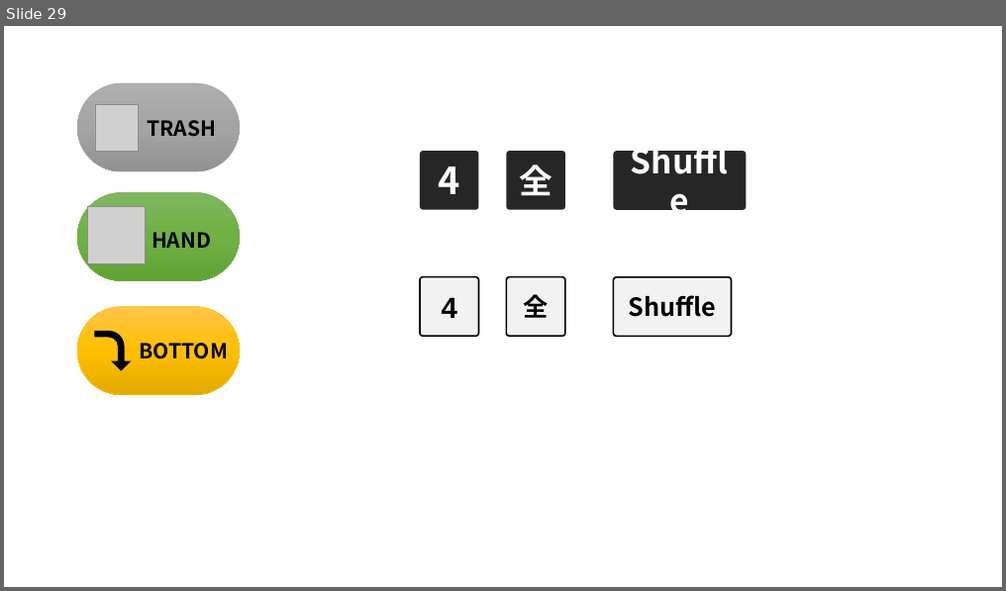
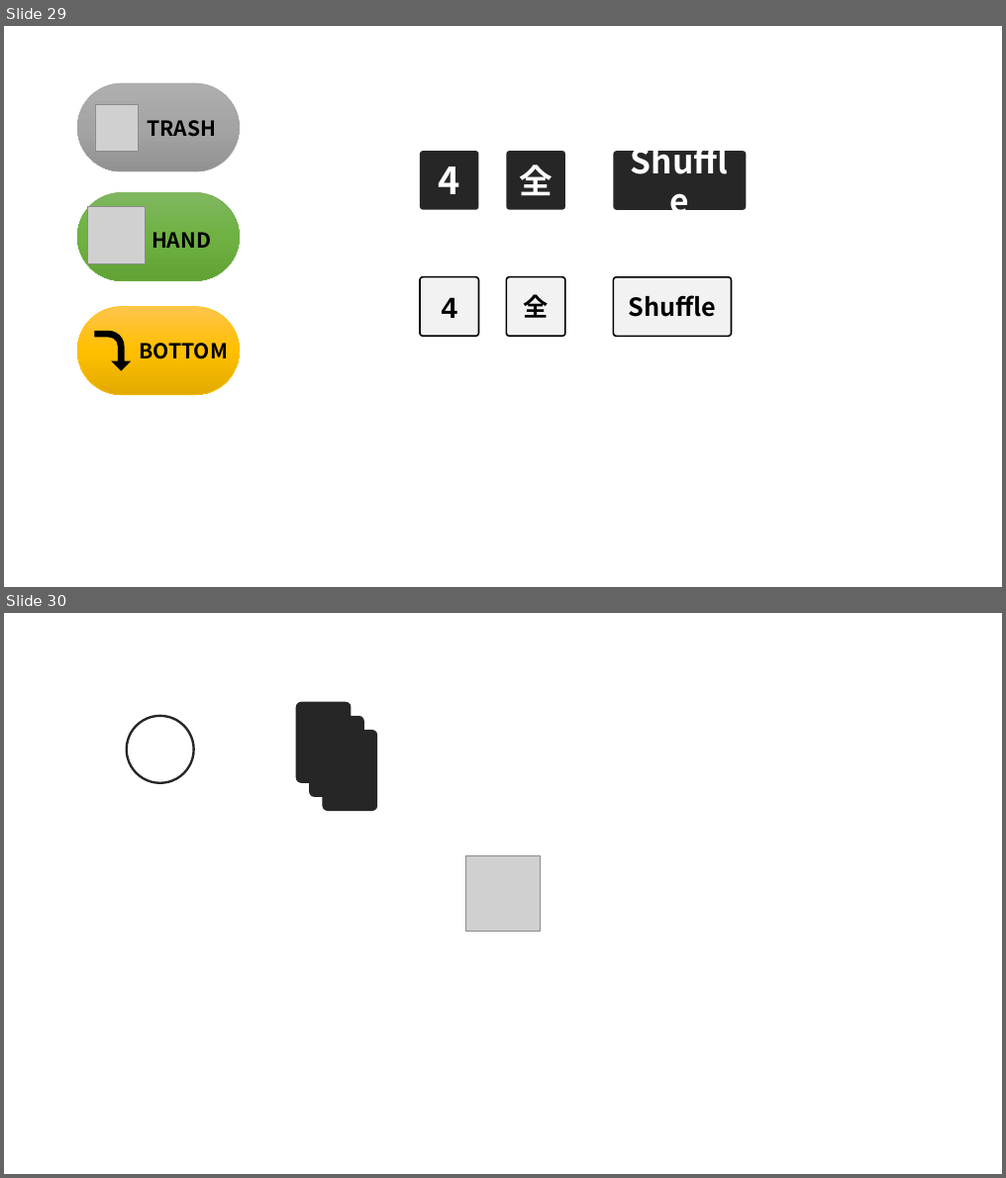
Before and after one commit to suttokoTaro/LorcanaCard, a slide deck: Assets/Documents_etc/アイコン作成.pptx. Shown one above the other, each under a label of ours: slide 29 before the commit, slides 29 and 30 after it. The pictures are 1006x591 and 1006x1178 pixels, drawn with LibreOffice and Linux fonts; fonts in the diff are those of the drawing; grey boxes stand for pictures. Boxes give left, top, right and bottom in pixels: in the first picture for what was removed or moved away, otherwise in the second. Text is boxed around its words. In the diff, an @@ line names an element or a change of style, - is before the commit and + after.

```diff
--- a/Assets/Documents_etc/アイコン作成.pptx
+++ b/Assets/Documents_etc/アイコン作成.pptx
@@ slide 30 added at (4,613,1002,1174), background #FFFFFF @@
@@ ellipse added at (127,716,194,783), outline #262626 2.25 pt @@
@@ rounded rectangle added at (296,702,351,783), fill #262626 @@
@@ rounded rectangle added at (310,716,364,797), fill #262626 @@
@@ rounded rectangle added at (322,730,377,811), fill #262626 @@
@@ picture added at (466,857,541,931) @@
```
Also in this commit, not shown: 1 slide changed, 1 slide removed, 8 other files.
